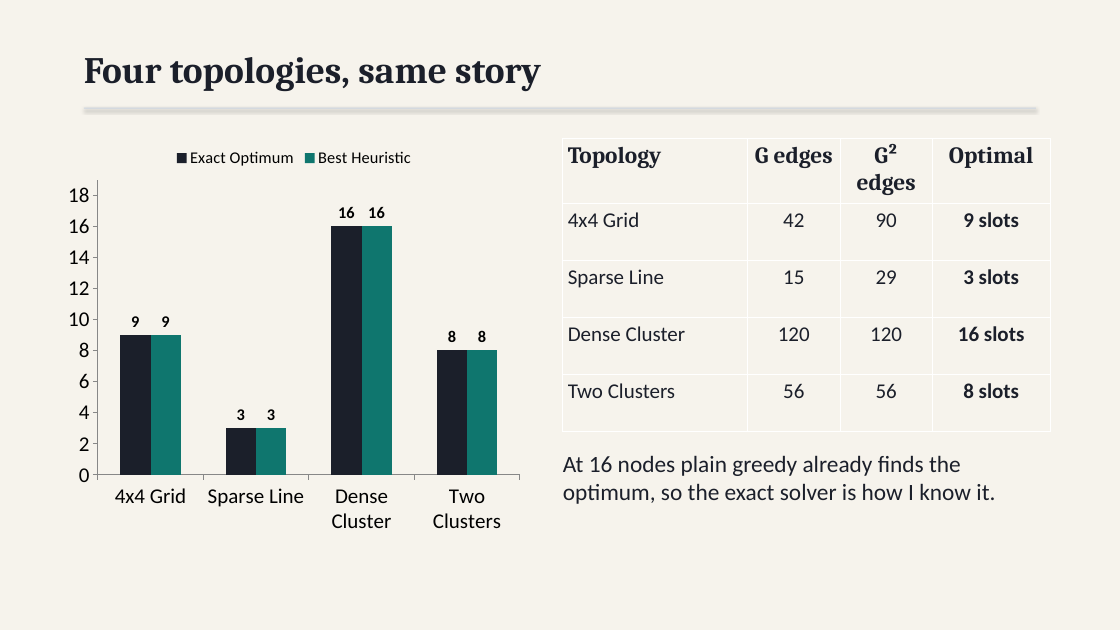
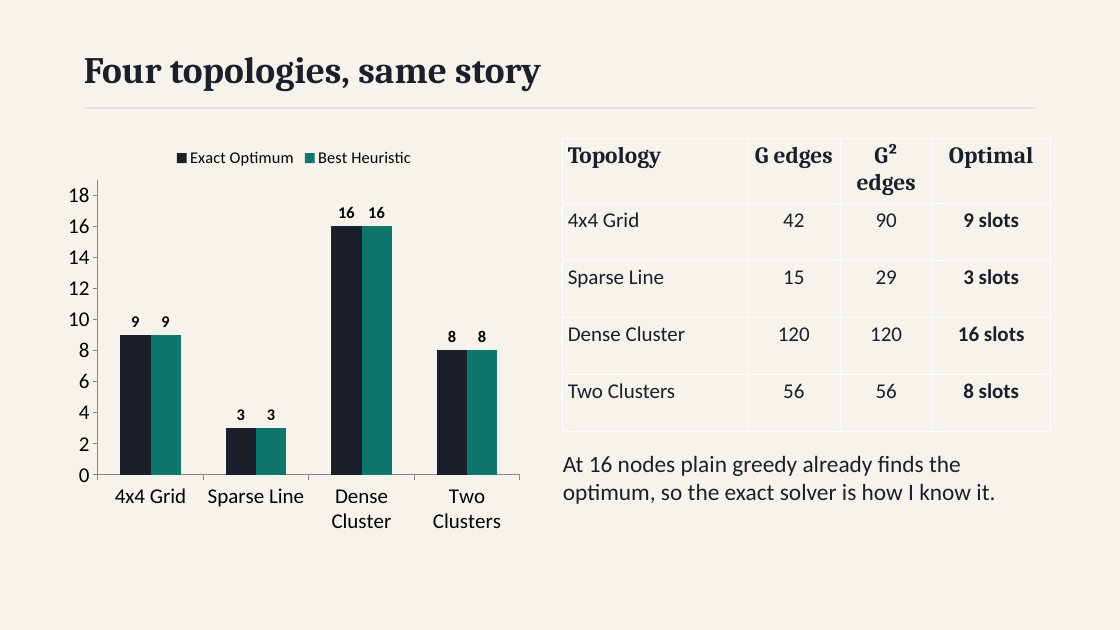
Before and after one commit to athishio/tdma-schedule-optimizer, a slide deck: slide 7 of docs/presentation.pptx. Drawn at 1120x630 pixels with LibreOffice and Linux fonts; fonts in the diff are those of the drawing. Boxes give left, top, right and bottom in pixels: in the first picture for what was removed or moved away, otherwise in the second. Text is boxed around its words. In the diff, an @@ line names an element or a change of style, - is before the commit and + after.

```diff
--- a/docs/presentation.pptx
+++ b/docs/presentation.pptx
@@ rectangle at (0,0,1120,630): shadow off @@
@@ rectangle at (84,108,1036,108): shadow off @@
```
Also in this commit, not shown: 7 other slides changed, 5 other files.
